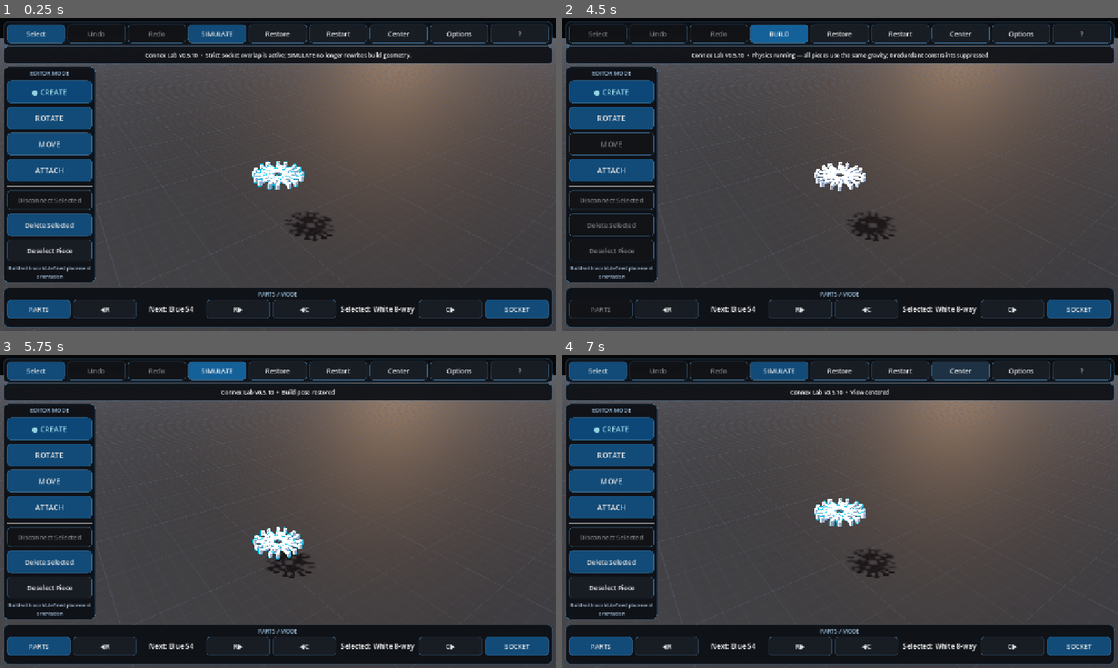
Above: before the commit, frames 1-4 (two rows, left to right).
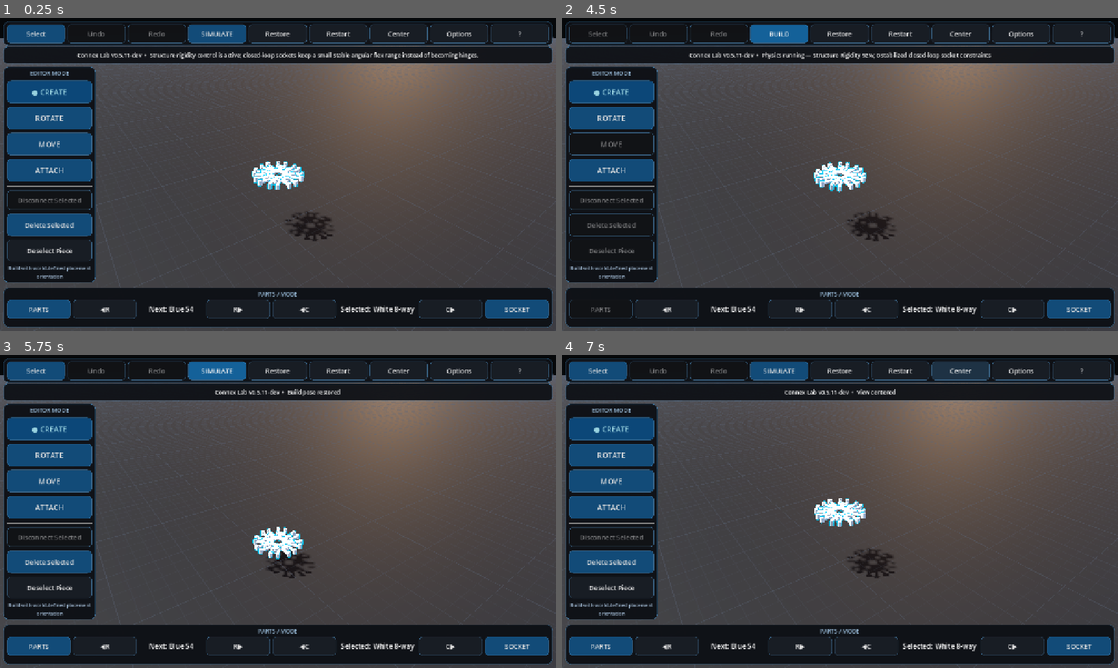
Above: after the commit, the same moments.

Repository: pixel375/connex
Game: Godot game, scene res://Main.tscn
Same seed, same stepped clock (60 frames per second), same inputs: the game is played once before the commit and once after it.
Inputs:
- Up to frame 1 (0.25 s): no input
- Up to frame 2 (4.5 s): click "Restart" at 0.5 s; click "Restart" at 1.25 s; click "Restart" at 2 s; click "Select" at 2.75 s; click "SELECT…" at 3.5 s; click "SIMULATE" at 4.25 s
- Up to frame 3 (5.75 s): click "BUILD" at 5 s
- Up to frame 4 (7 s): click "Restore" at 5.75 s; click "Center" at 6.5 s

The runs differ from the first frame. In frame 1, 0.8% of the frame differs, in the area x 13-86%, y 10-14%; in frame 2, 0.7%; in frame 3, 0.2%; in frame 4, 0.2%.

Commit message:
v0.5.11: activate structure rigidity runtime

Diff:
--- a/Main.tscn
+++ b/Main.tscn
@@ -1,7 +1,7 @@
 [gd_scene load_steps=3 format=3]
 
-; v0.5.10 release runtime: res://scripts/main_v065.gd
-[ext_resource type="Script" path="res://scripts/main_v065.gd" id="1_main"]
+; v0.5.11 development runtime: res://scripts/main_v066.gd
+[ext_resource type="Script" path="res://scripts/main_v066.gd" id="1_main"]
 [ext_resource type="Script" path="res://scripts/physics_slider_fix_v052.gd" id="2_physics_fix"]
 
 [node name="Main" type="Node3D"]
